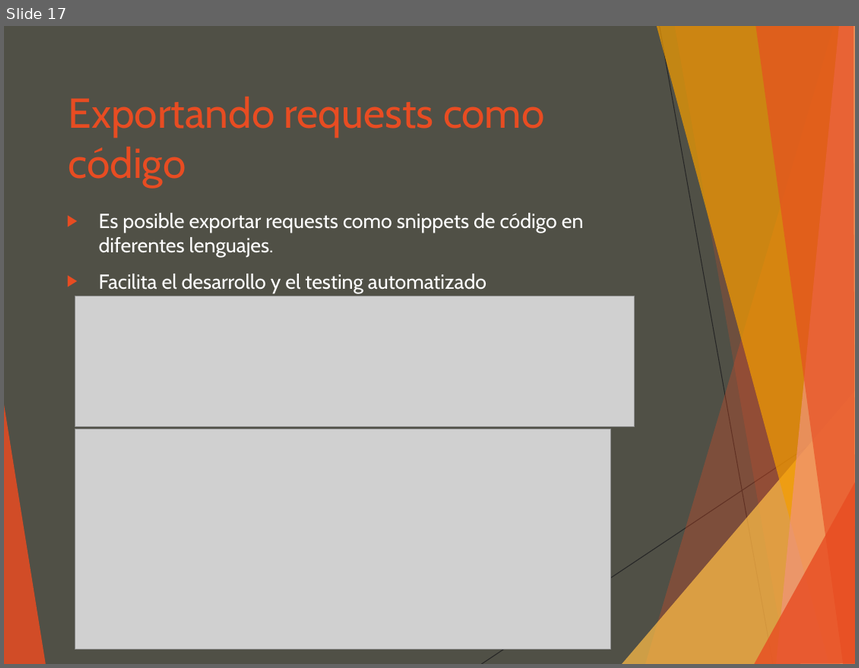
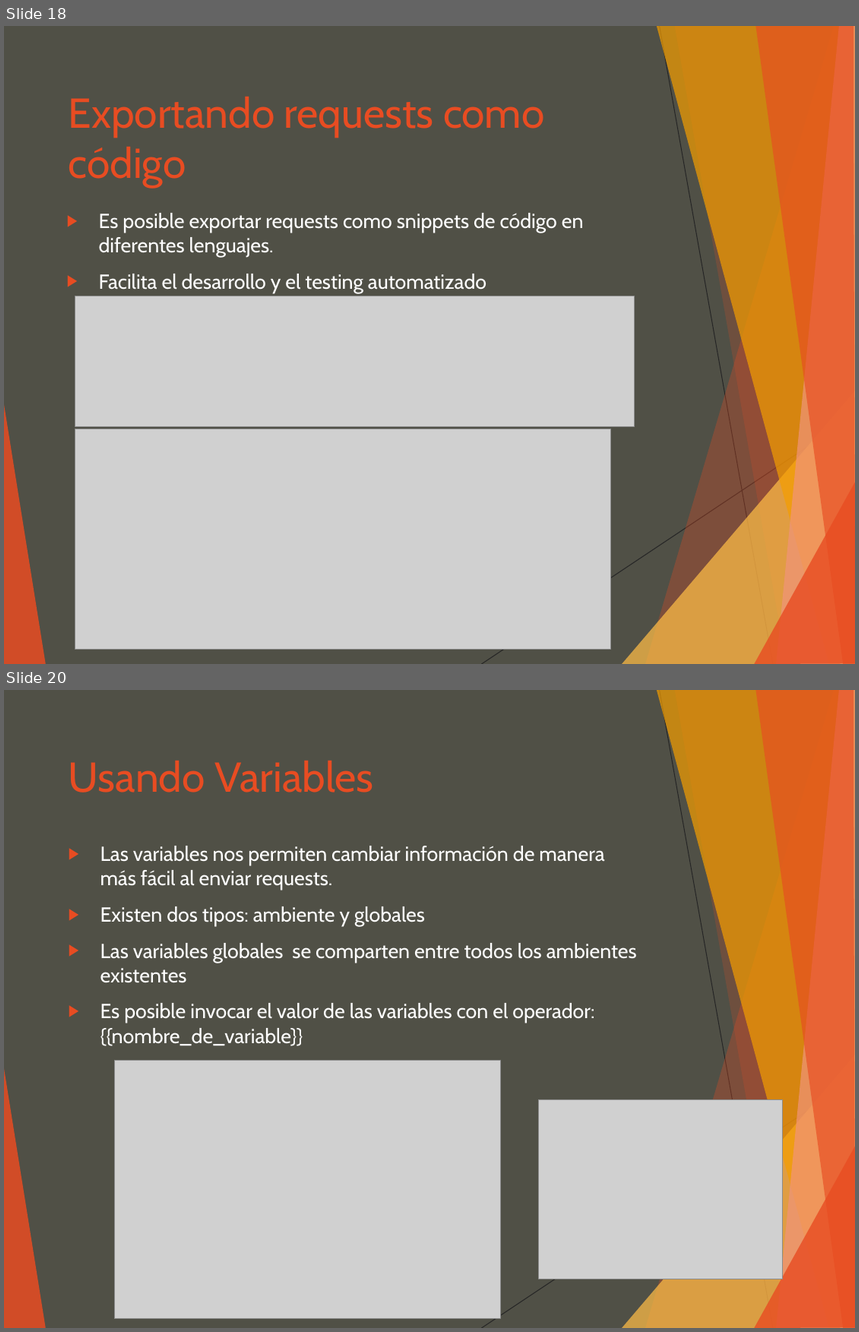
Before and after one commit to luisgepeto/PostmanCourse, a slide deck: Presentacion.ppt. Shown one above the other, each under a label of ours: slide 17 before the commit, slides 18 and 20 after it; the slides between them are not shown. The pictures are 859x668 and 859x1332 pixels, drawn with LibreOffice and Linux fonts; fonts in the diff are those of the drawing; grey boxes stand for pictures. Boxes give left, top, right and bottom in pixels: in the first picture for what was removed or moved away, otherwise in the second. Text is boxed around its words. In the diff, an @@ line names an element or a change of style, - is before the commit and + after.

Commit message:
added chained requests

```diff
--- a/Presentacion.ppt
+++ b/Presentacion.ppt
@@ slide 20 added at [4, 690, 855, 1328], background #505046; not listed: 10 template elements that a slide beside it also shows @@
@@ title added at [69, 760, 374, 793], 39 pt, text #E84C22 @@
+Usando Variables
@@ text added at [101, 846, 637, 1046], 19 pt, text #FFFFFF @@
+▶ Las variables nos permiten cambiar información de manera más fácil al enviar requests.
+▶ Existen dos tipos: ambiente y globales
+▶ Las variables globales se comparten entre todos los ambientes existentes
+▶ Es posible invocar el valor de las variables con el operador: {{nombre_de_variable}}
@@ picture added at [114, 1061, 501, 1319] @@
@@ picture added at [539, 1100, 783, 1279] @@
@@ what was slide 17 is now slide 18 @@
```
Also in this commit, not shown: 6 other slides added, 5 other files.
